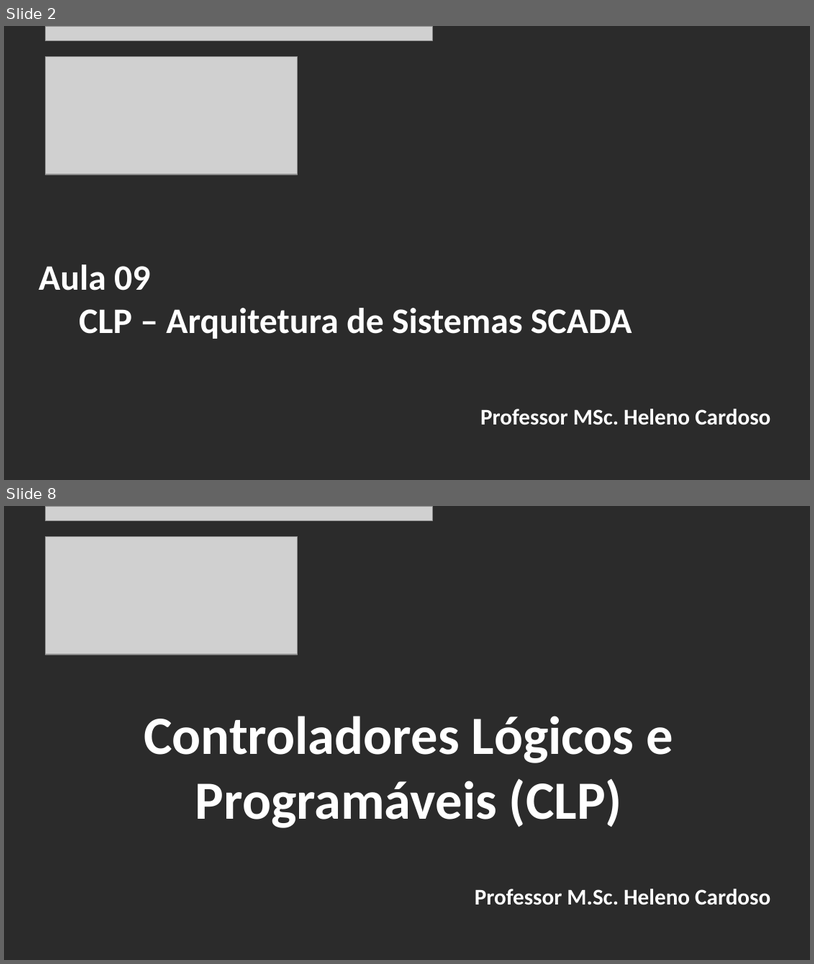
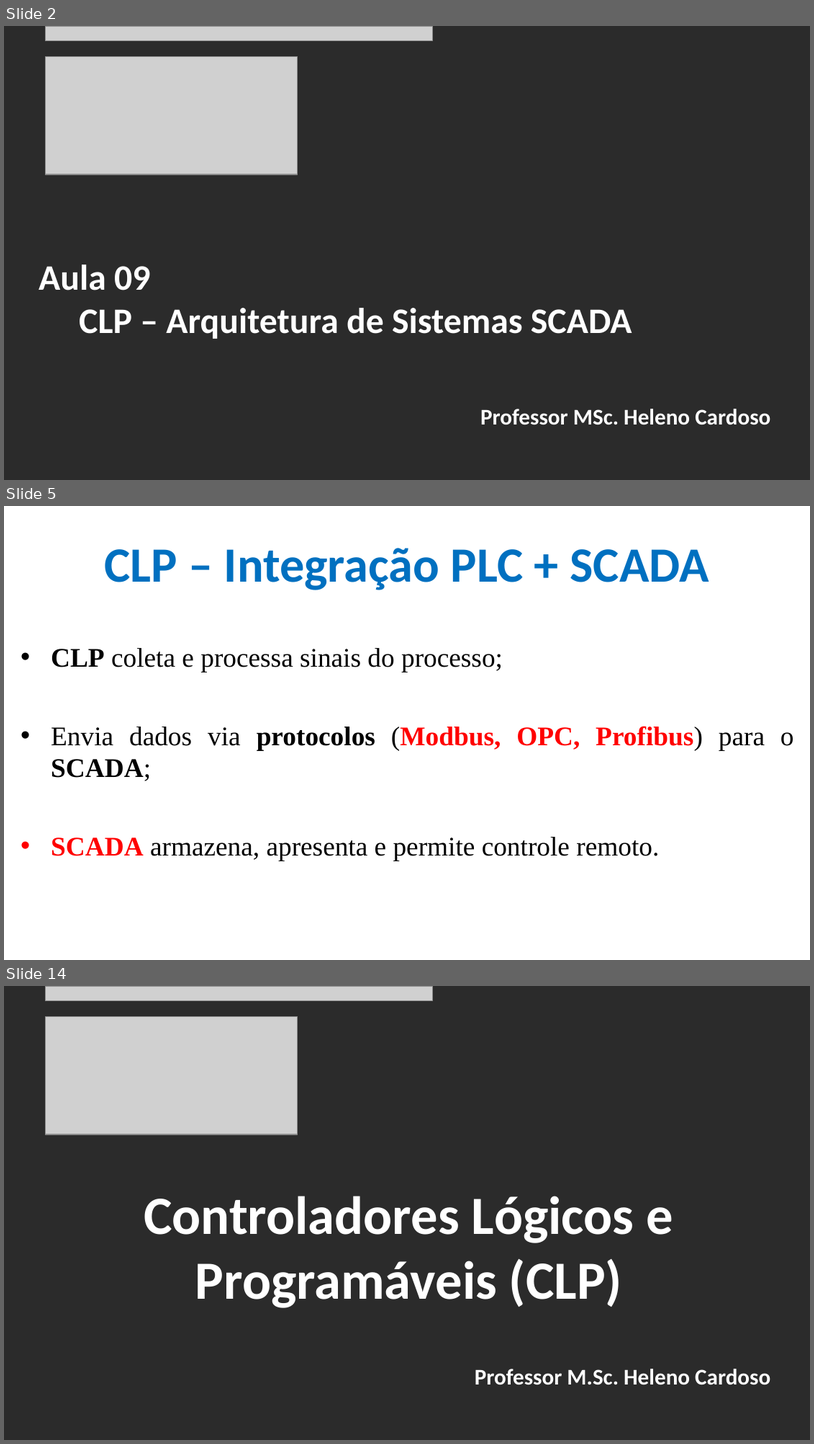
Before and after one commit to CloudEducationBrazil/WydenUniRuyControladoresLogicosProgCLP, a slide deck: 01 Classes/Aula9 - CLP - Arquitetura de Sistemas SCADA.pptx. Shown one above the other, each under a label of ours: slides 2 and 8 before the commit, slides 2, 5 and 14 after it; the slides between them are not shown. The pictures are 814x964 and 814x1444 pixels, drawn with LibreOffice and Linux fonts; fonts in the diff are those of the drawing; grey boxes stand for pictures; background and template pictures are left out; a plain dark background stands for a picture behind light text. Boxes give left, top, right and bottom in pixels: in the first picture for what was removed or moved away, otherwise in the second. Text is boxed around its words. In the diff, an @@ line names an element or a change of style, - is before the commit and + after.

```diff
--- a/01 Classes/Aula9 - CLP - Arquitetura de Sistemas SCADA.pptx
+++ b/01 Classes/Aula9 - CLP - Arquitetura de Sistemas SCADA.pptx
@@ slide 5 added at [4, 506, 810, 960], background picture (left out) @@
@@ title added at [104, 548, 710, 590], 44 pt, text #0070C0, bold @@
+CLP – Integração PLC + SCADA
@@ text added at [51, 648, 795, 860], 24 pt, text #000000 @@
+• CLP coleta e processa sinais do processo;
+• Envia dados via protocolos (Modbus, OPC, Profibus) para o SCADA;
+• SCADA armazena, apresenta e permite controle remoto.
@@ what was slide 8 is now slide 14 @@
```
Also in this commit, not shown: 5 slides changed, 5 other slides added.
